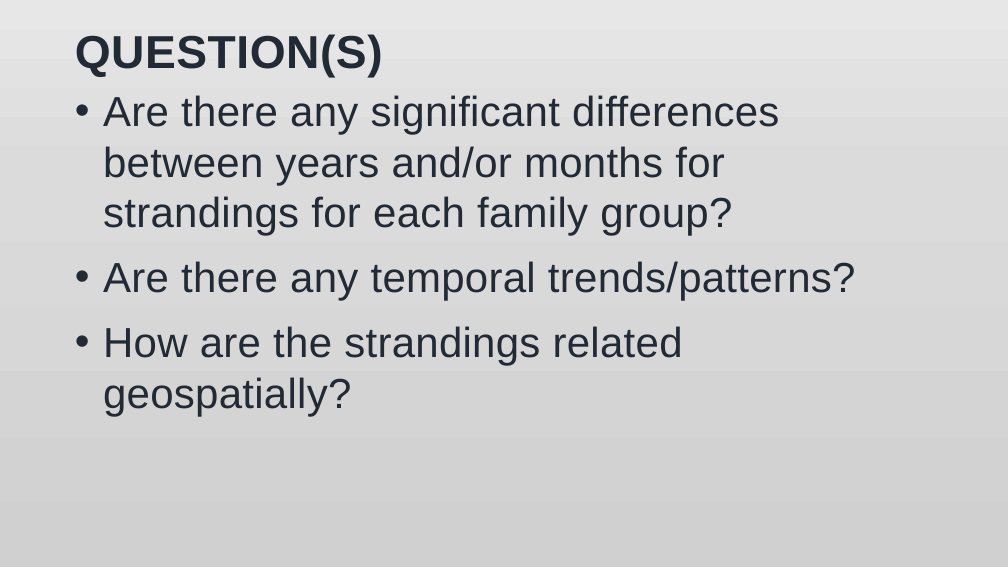
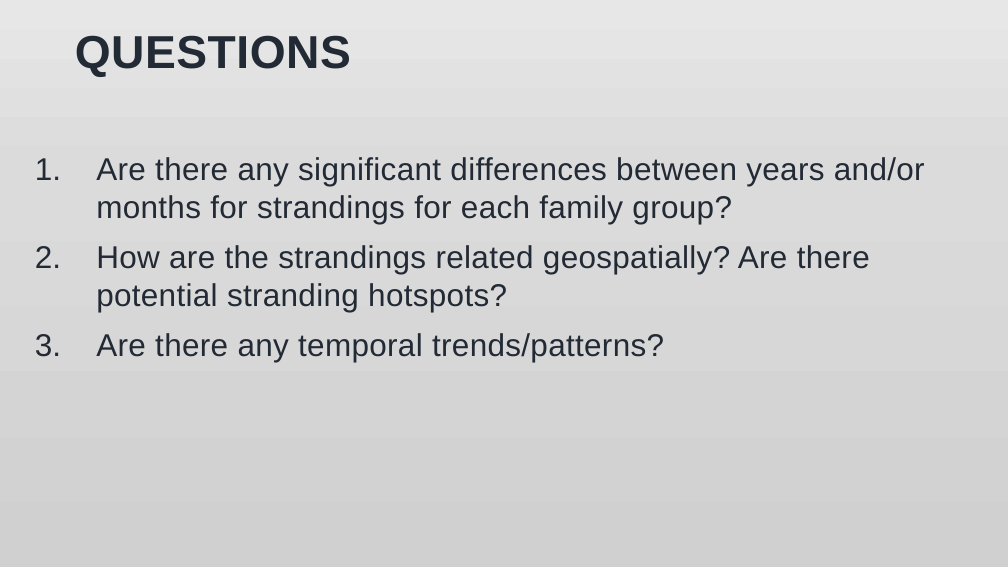
Before and after one commit to jmeza32/MezaFidalgo_Ozog_Pepper_ENV872_EDA_FinalProject, a slide deck: slide 3 of Output/Stranding Data Analysis.pptx. Drawn at 1008x567 pixels with LibreOffice and Linux fonts; fonts in the diff are those of the drawing; background and template pictures are left out. Boxes give left, top, right and bottom in pixels: in the first picture for what was removed or moved away, otherwise in the second. Text is boxed around its words. In the diff, an @@ line names an element or a change of style, - is before the commit and + after.

```diff
--- a/Output/Stranding Data Analysis.pptx
+++ b/Output/Stranding Data Analysis.pptx
@@ title at bbox=[75, 35, 351, 77]: text changed @@
-QUESTION(S)
+QUESTIONS
@@ text "Are there any significant differences ...": place and size @@
-text "Are there any significant differences ..." at bbox=[103, 95, 855, 416]
+text "Are there any significant differences ..." at bbox=[96, 157, 925, 362]
@@ text at bbox=[96, 157, 925, 362]: size 40 to 30 pt in "Are there any significant differences between years ...", "Are there any temporal trends/patterns?"; bullet • to 1.; less space between paragraphs @@
@@ text at bbox=[96, 245, 870, 312]: paragraph added @@
+2. How are the strandings related geospatially? Are there potential stranding hotspots?
@@ text at bbox=[103, 326, 683, 416]: paragraph removed @@
-• How are the strandings related geospatially?
```
Also in this commit, not shown: 4 other slides changed, 6 slides added, 7 slides removed.
